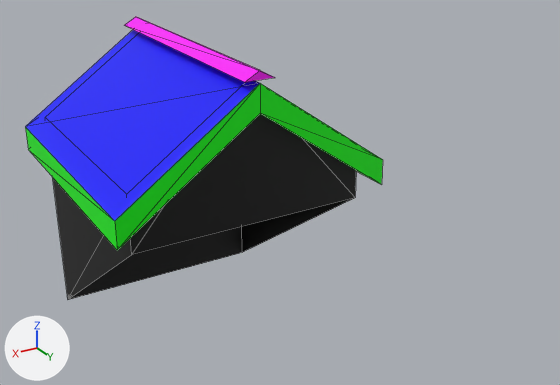
The glTF model s2/models/building_kit/roof_dormer.glb as it was, and as the next commit left it.
Before and after are seen from a 50 mm camera at (1.73, 4.36, 2.41) aimed at (-0.22, 1.11, 0.79). The lights are fixed; the arrows at lower left show +X, +Y and +Z. The older version comes first. Mesh edges are drawn as thin lines. Vertices at exactly the same position are counted once.

Script lines for the objects in view, before the commit:
```python
me_roof_dormer = bpy.data.meshes.new('roof_dormer')
me_roof_dormer.from_pydata(...)  # 56 vertices, 66 faces; spans x -0.75..0.75, y -0.25..1.3, z -0.26..1.52
me_roof_dormer.materials.append(mat_defaultmaterial)
ob_roof_dormer = bpy.data.objects.new('roof_dormer', me_roof_dormer)
ob_roof_dormer.location = (0.0, 0.0, 0.0)
```
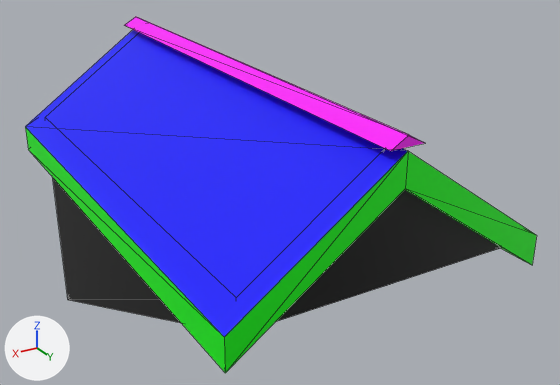
Diff of the bpy script that builds the scene:
```diff
--- a/s2/models/building_kit/roof_dormer.glb.py
+++ b/s2/models/building_kit/roof_dormer.glb.py
@@ me_roof_dormer @@
 # used by ob_roof_dormer; location = (0.0, 0.0, 0.0)
-me_roof_dormer.from_pydata(...)  # 56 vertices, 66 faces; spans x -0.75..0.75, y -0.25..1.3, z -0.26..1.52
+me_roof_dormer.from_pydata(...)  # 56 vertices, 66 faces; spans x -0.75..0.75, y -0.25..2.36, z -0.26..1.52
+# me_roof_dormer part 1: all 12 vertices in x -0.75..0.75, y 1.2..1.3, z 0.78..1.52 are moved by (0.0, 1.06, 0.0)
+# me_roof_dormer part 2: all 2 vertices in x -0.65..0.65, y 1.2, z 0.69 are moved by (0.0, 1.06, 0.16)
 me_roof_dormer.materials.append(mat_defaultmaterial)
```

Pixel boxes [x1, y1, x2, y2] of what changed, in the pictures (560 x 385 px; the box of a moved part takes in the faces that stretch with it):
'roof_dormer', reshaped (43% wider, 26% taller): before [25, 17, 383, 300]; after [25, 17, 537, 373]
part 1 of me_roof_dormer, moved or reshaped: before [25, 24, 383, 299]; after [25, 24, 537, 373]
part 2 of me_roof_dormer, moved or reshaped: before [69, 114, 356, 299]; after [71, 190, 501, 323]
